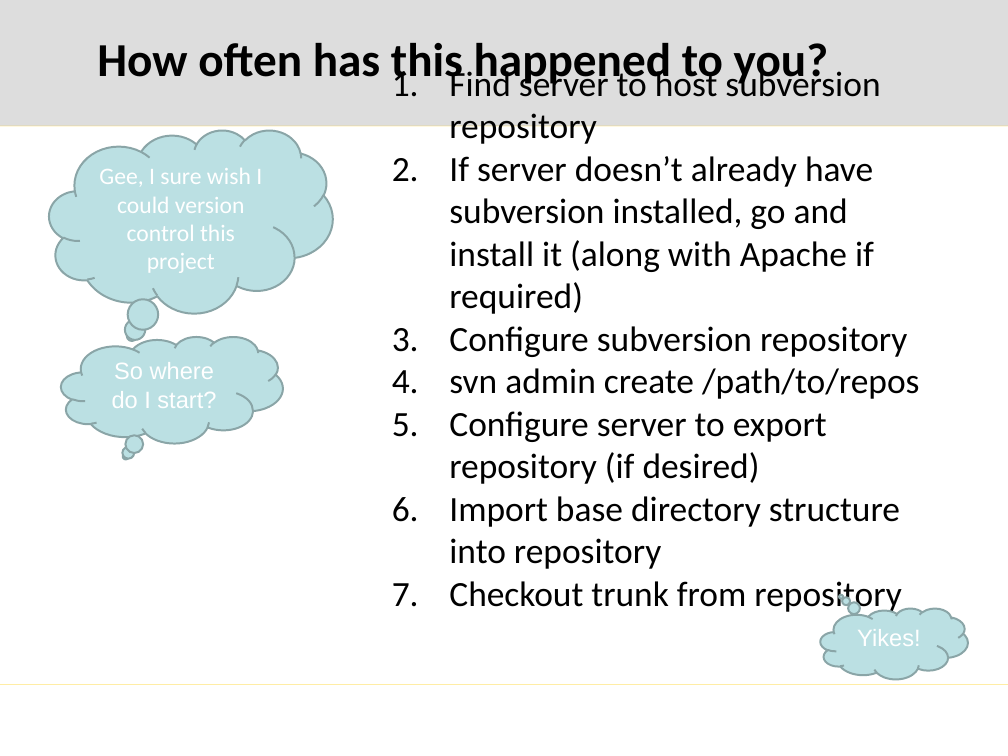
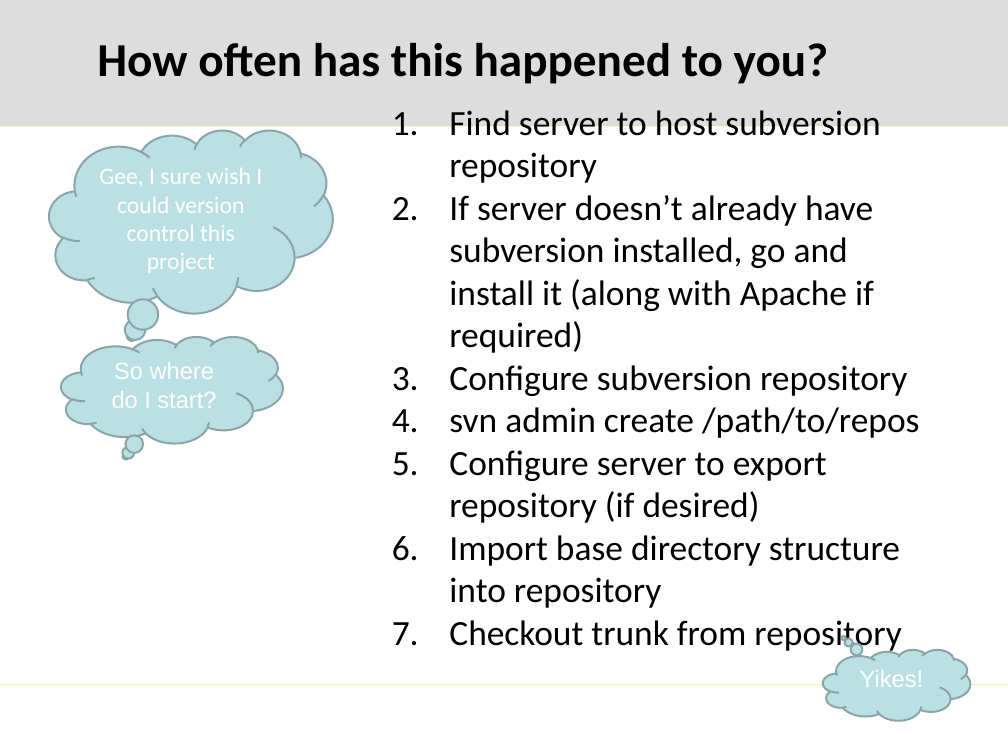
Before and after one commit to mglazer/GitPresentation, a slide deck: slide 2 of presentation.pptx. Drawn at 1008x756 pixels with LibreOffice and Linux fonts; fonts in the diff are those of the drawing; background and template pictures are left out. Boxes give left, top, right and bottom in pixels: in the first picture for what was removed or moved away, otherwise in the second. Text is boxed around its words. In the diff, an @@ line names an element or a change of style, - is before the commit and + after.

```diff
--- a/presentation.pptx
+++ b/presentation.pptx
@@ text "Find server to host subversion ..." rewrapped from (449, 66, 920, 615) to (449, 110, 920, 654) @@
@@ thought cloud "Yikes!": place and size @@
-thought cloud "Yikes!" at (821, 608, 968, 679)
+thought cloud "Yikes!" at (823, 650, 970, 721)
```
Also in this commit, not shown: 16 other slides changed, 12 slides added, 1 other file.
